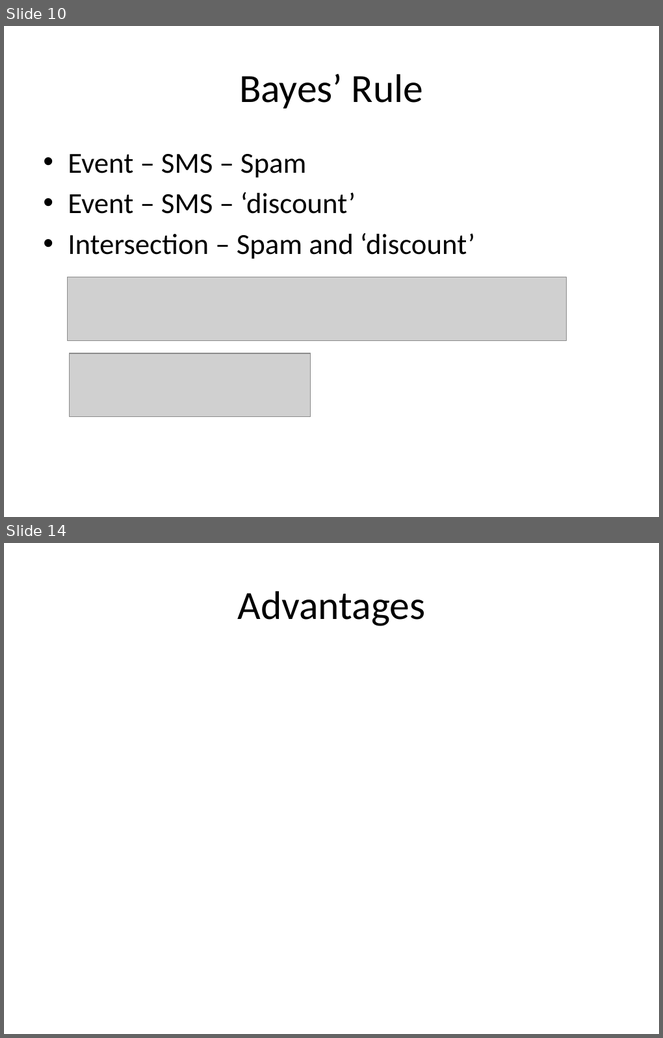
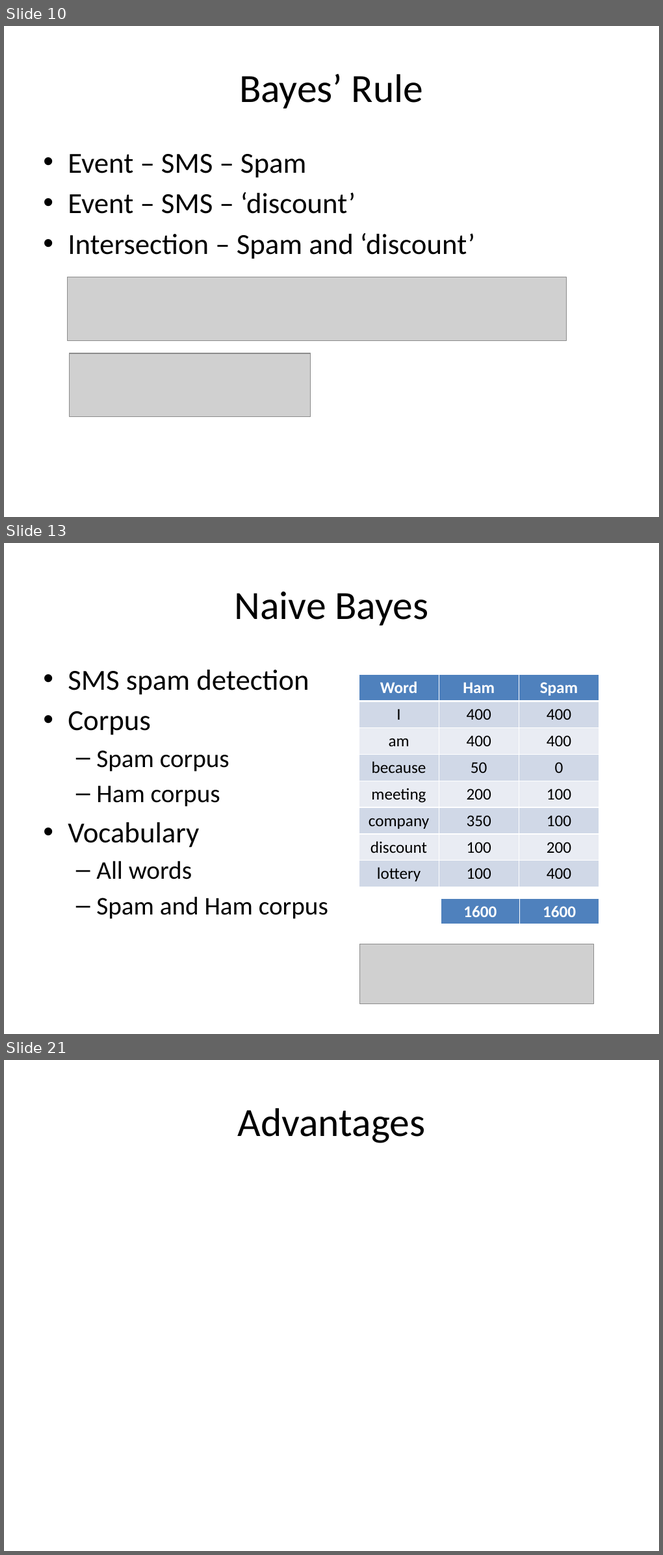
Before and after one commit to look4pritam/ArtificialIntelligence, a slide deck: MachineLearning/NaiveBayes/NaiveBayes.pptx. Shown one above the other, each under a label of ours: slides 10 and 14 before the commit, slides 10, 13 and 21 after it; the slides between them are not shown. The pictures are 663x1038 and 663x1555 pixels, drawn with LibreOffice and Linux fonts; fonts in the diff are those of the drawing; grey boxes stand for pictures. Boxes give left, top, right and bottom in pixels: in the first picture for what was removed or moved away, otherwise in the second. Text is boxed around its words. In the diff, an @@ line names an element or a change of style, - is before the commit and + after.

```diff
--- a/MachineLearning/NaiveBayes/NaiveBayes.pptx
+++ b/MachineLearning/NaiveBayes/NaiveBayes.pptx
@@ slide 13 added at box(4, 543, 659, 1034), background #FFFFFF @@
@@ title added at box(234, 591, 429, 626), 44 pt, text #000000 @@
+Naive Bayes
@@ text added at box(68, 670, 328, 919), 28 pt, text #000000 @@
+• SMS spam detection
+• Corpus
+  – Spam corpus
+  – Ham corpus
+• Vocabulary
+  – All words
+  – Spam and Ham corpus
@@ table added at box(359, 675, 599, 887), 8 rows, 3 columns @@
+Word | Ham | Spam
+I | 400 | 400
+am | 400 | 400
+because | 50 | 0
+meeting | 200 | 100
+company | 350 | 100
+discount | 100 | 200
+lottery | 100 | 400
@@ table added at box(441, 899, 599, 926), 1 rows, 2 columns @@
+1600 | 1600
@@ picture added at box(360, 945, 594, 1005) @@
@@ what was slide 14 is now slide 21 @@
```
Also in this commit, not shown: 2 slides changed, 7 other slides added, 1 slide removed.
